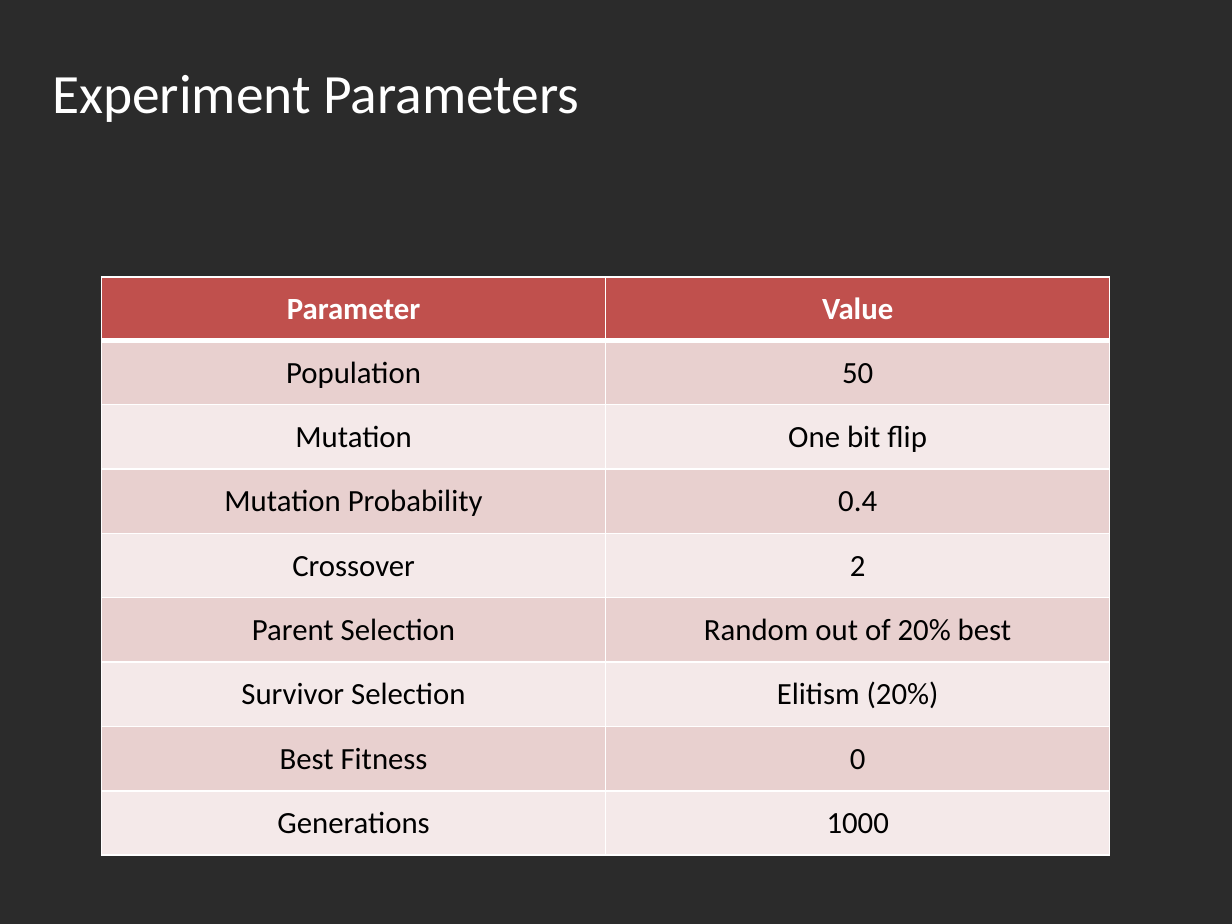
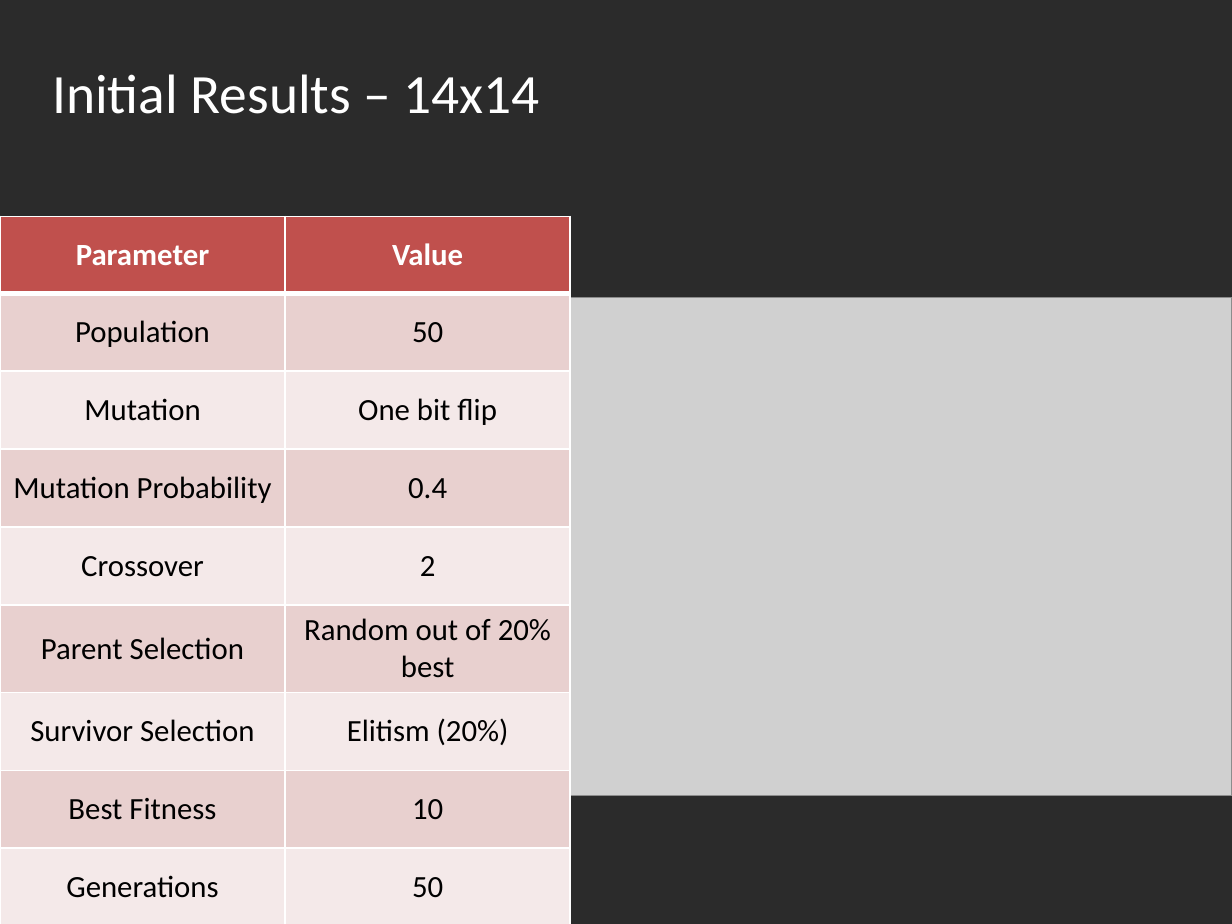
Before and after one commit to LironAvr/EvolutionaryLightsUp, a slide deck: slide 16 of presentation.pptx (slide 17 before the commit). Drawn at 1232x924 pixels with LibreOffice and Linux fonts; fonts in the diff are those of the drawing; grey boxes stand for pictures; background and template pictures are left out; a plain dark background stands for a picture behind light text. Boxes give left, top, right and bottom in pixels: in the first picture for what was removed or moved away, otherwise in the second. Text is boxed around its words. In the diff, an @@ line names an element or a change of style, - is before the commit and + after.

```diff
--- a/presentation.pptx
+++ b/presentation.pptx
@@ title at <box>52,74,540,114</box>: text changed @@
-Experiment Parameters
+Initial Results – 14x14
@@ table at <box>0,217,569,924</box> @@
-row 8, column 2: 0
+row 8, column 2: 10
-row 9, column 2: 1000
+row 9, column 2: 50
@@ table: place and size @@
-table at <box>101,277,1109,856</box>
+table at <box>0,217,569,924</box>
@@ picture added at <box>570,297,1232,795</box> @@
```
Also in this commit, not shown: 3 other slides changed, 1 slide added, 3 slides removed.
